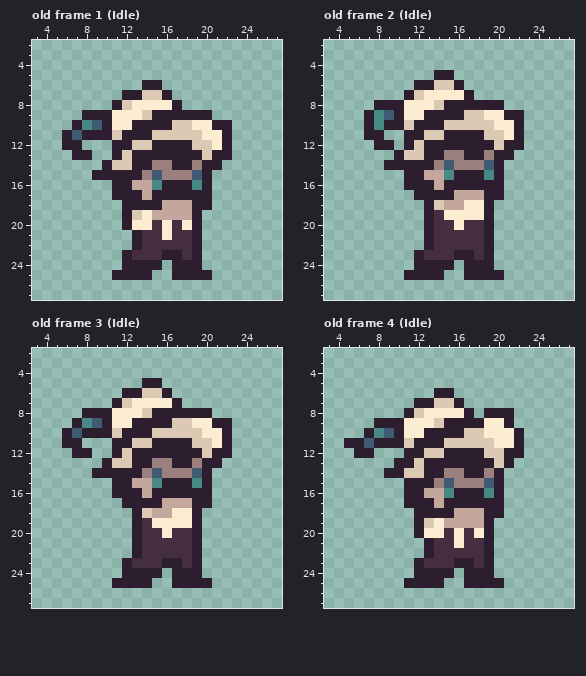
File history of a pixel-art file, BossRushGame/Assets/Art/Sprites/Player.aseprite. Above, as it was before the edit.
32x32 pixels, 19 frames. Shown: old frame 1 (Idle): x 3..27, y 2..27; old frame 2 (Idle): x 3..27, y 2..27; old frame 3 (Idle): x 3..27, y 2..27; old frame 4 (Idle): x 3..27, y 2..27. The commit also changed other frames, which this record leaves out.
Now the later version:
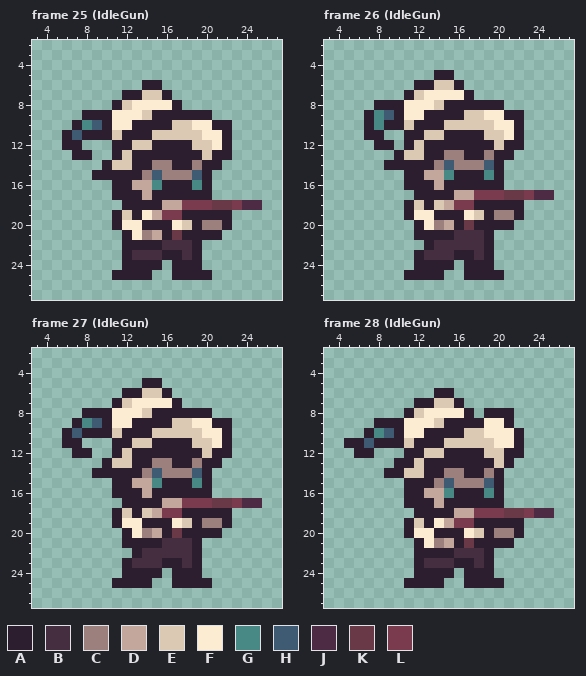
Palette (. is transparent): A #2d1e2f  B #452e3f  C #9c807e  D #c3a79c  E #dbc9b4  F #fcecd1  G #488885  H #3f5b74  J #4e2b45  K #6a3948  L #7a3b4f
A new or re-ordered frame is compared with the old frame closest to it.
Difference:
frames 19 -> 28
Changed rows in their new state; - is an unchanged pixel.
Frame 25 (IdleGun) is new; against old frame 1 (Idle):
first column x 11:
18 -------LLLKKLJJ
19 AEA--LLA-AAA---
20 AF-AAAFE-CCA---
21 -AFCDAKA-AA----
22 -A-AA----------
Frame 26 (IdleGun) is new; against old frame 2 (Idle):
first column x 11:
17 -------LLLKKLJJ
18 AE---LLA-AAA---
19 AFFAAA-E-CCA---
20 -AFCDAKA-AA----
21 -A-AA----------
Frame 27 (IdleGun) is new; against old frame 3 (Idle): the same change as frame 26 (IdleGun)
Frame 28 (IdleGun) is new; against old frame 4 (Idle): the same change as frame 25 (IdleGun)
